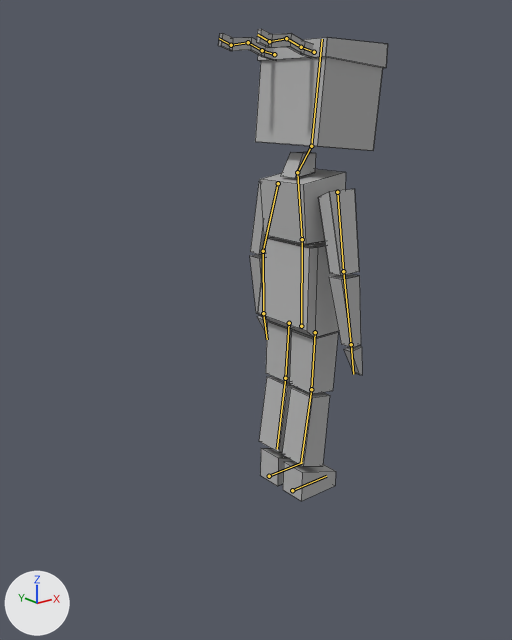
An edit to the Blender file Assets/Models/Player.blend, drawn before and after from the same camera.
Rendered twice from a 50 mm lens placed at (-10.7, -11.66, 9.13), pointed at (-0.96, 0.52, 4.25). The axes (+X, +Y, +Z) are drawn at lower left. The lights are the same throughout. The bones that bend it are drawn over the model as lines. Mesh edges are drawn as thin lines.

The first picture shows 'Ninja_Mesh'.
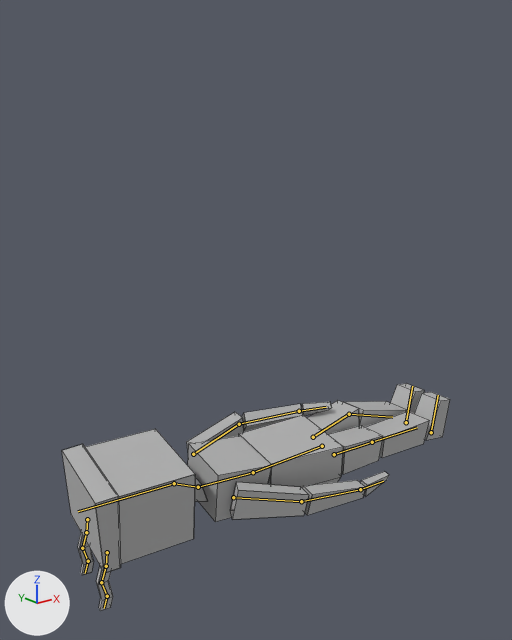
The newer file adds an action. The first version stands in its rest pose; the second is drawn at frame 8 of the action 'Slide'.

Where the change shows, as pixel boxes (x1, y1, x2, y2) in the pictures (512 x 640 px):
```json
{"object": "Ninja_Mesh", "change": "posed", "before": [218, 29, 388, 501], "after": [62, 383, 450, 611], "on screen": "127% wider, 52% shorter"}
{"bone": "Hips", "before": "(301, 326) to (302, 239)", "after": "(322, 446) to (253, 472)"}
{"bone": "Chest", "before": "(302, 239) to (297, 172)", "after": "(253, 472) to (198, 487)"}
{"bone": "Neck", "before": "(297, 172) to (311, 146)", "after": "(198, 487) to (174, 483)"}
{"bone": "Head", "before": "(311, 146) to (322, 39)", "after": "(174, 483) to (78, 511)"}
{"bone": "Arm Upper.L", "before": "(278, 183) to (263, 251)", "after": "(193, 454) to (239, 424)"}
{"bone": "Arm Lower.L", "before": "(263, 251) to (263, 313)", "after": "(239, 424) to (299, 411)"}
```

The change, as JSON lines over the scene's bpy script:
```json
{"block": "bone_hips", "where": "bone_hips = bpy.data.objects['Ninja'].pose.bones['Hips']"}
{"op": "set", "path": "bone_hips.location", "old": "(0.0, 0.0, 0.0)", "new": "(0.0, -3.37, -0.71)"}
{"op": "set", "path": "bone_hips.rotation_quaternion", "old": "(1.0, 0.0, 0.0, 0.0)", "new": "(0.683, 0.726, -0.079, 0.01)", "note": "degrees (0, 0, 0) -> degrees (94, -7, -6)"}
{"block": "bone_chest", "where": "bone_chest = bpy.data.objects['Ninja'].pose.bones['Chest']  # child of 'Hips'"}
{"op": "set", "path": "bone_chest.rotation_quaternion", "old": "(1.0, 0.0, 0.0, 0.0)", "new": "(0.994, -0.108, 0.0, 0.0)", "note": "degrees (0, 0, 0) -> degrees (-12, 0, 0)"}
{"block": "bone_neck", "where": "bone_neck = bpy.data.objects['Ninja'].pose.bones['Neck']  # child of 'Chest'"}
{"op": "set", "path": "bone_neck.rotation_quaternion", "old": "(1.0, 0.0, 0.0, 0.0)", "new": "(0.986, 0.169, 0.0, 0.0)", "note": "degrees (0, 0, 0) -> degrees (20, 0, 0)"}
{"block": "bone_head", "where": "bone_head = bpy.data.objects['Ninja'].pose.bones['Head']  # child of 'Neck'"}
{"op": "set", "path": "bone_head.rotation_quaternion", "old": "(1.0, 0.0, 0.0, 0.0)", "new": "(0.999, -0.041, 0.0, 0.0)", "note": "degrees (0, 0, 0) -> degrees (-5, 0, 0)"}
{"block": "bone_arm_upper_l", "where": "bone_arm_upper_l = bpy.data.objects['Ninja'].pose.bones['Arm Upper.L']  # child of 'Chest'"}
{"op": "set", "path": "bone_arm_upper_l.rotation_quaternion", "old": "(1.0, 0.0, 0.0, 0.0)", "new": "(0.986, -0.154, -0.029, -0.049)", "note": "degrees (0, 0, 0) -> degrees (-18, -4, -5)"}
{"block": "bone_arm_lower_l", "where": "bone_arm_lower_l = bpy.data.objects['Ninja'].pose.bones['Arm Lower.L']  # child of 'Arm Upper.L'"}
{"op": "set", "path": "bone_arm_lower_l.rotation_quaternion", "old": "(1.0, 0.0, 0.0, 0.0)", "new": "(0.934, -0.021, 0.267, 0.236)", "note": "degrees (0, 0, 0) -> degrees (6, 31, 30)"}
{"block": "bone_leg_ik_l", "where": "bone_leg_ik_l = bpy.data.objects['Ninja'].pose.bones['Leg IK.L']"}
{"op": "set", "path": "bone_leg_ik_l.location", "old": "(0.0, 0.0, 0.0)", "new": "(0.0, -4.35, -0.4)"}
{"op": "set", "path": "bone_leg_ik_l.rotation_quaternion", "old": "(1.0, 0.0, 0.0, 0.0)", "new": "(0.762, -0.647, 0.0, 0.0)", "note": "degrees (0, 0, 0) -> degrees (-81, 0, 0)"}
{"block": "bone_leg_ik_r", "where": "bone_leg_ik_r = bpy.data.objects['Ninja'].pose.bones['Leg IK.R']"}
{"op": "set", "path": "bone_leg_ik_r.location", "old": "(0.0, 0.0, 0.0)", "new": "(0.0, -4.38, -0.39)"}
{"op": "set", "path": "bone_leg_ik_r.rotation_quaternion", "old": "(1.0, 0.0, 0.0, 0.0)", "new": "(0.762, -0.647, 0.0, 0.0)", "note": "degrees (0, 0, 0) -> degrees (-81, 0, 0)"}
```
